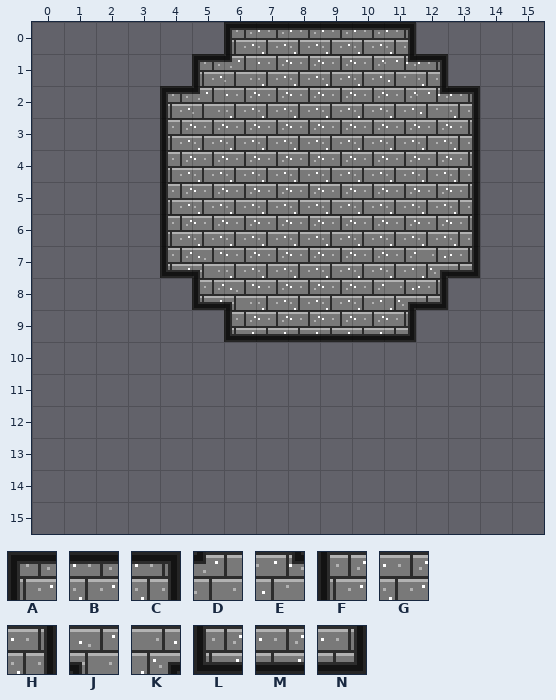
Tiled map (JSON): assets/maps/gallery.json. Above is the file before it was changed.
Cells are 16x16 px. Shown: x 0..15, y 0..15. The old version is drawn lined up with the new one.
Key: from "gallery_tiles": A 221, B 222, C 223, D 235, E 236, F 237, G 238, H 239, J 251, K 252, L 253, M 254, N 255.
_ is an empty cell.
Layer "background" before, first column x 0:
 0 ______ABBBBC____
 1 _____ADGGGGEC___
 2 ____ADGGGGGGEC__
 3 ____FGGGGGGGGH__
 4 ____FGGGGGGGGH__
 5 ____FGGGGGGGGH__
 6 ____FGGGGGGGGH__
 7 ____LJGGGGGGKN__
 8 _____LJGGGGKN___
 9 ______LMMMMN____
10 ________________
11 ________________
12 ________________
13 ________________
14 ________________
15 ________________
Once edited:
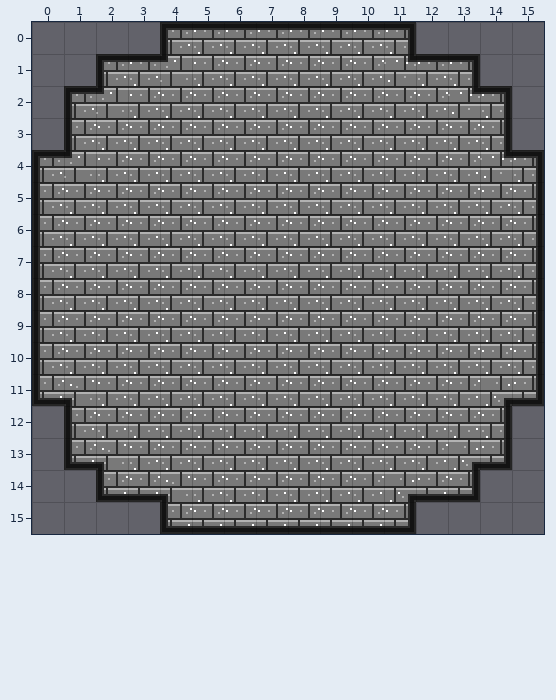
What changed:
map size 32x32 -> 16x16 cells (old content now starts at -6,-10; both pictures use the new coordinates)
Layer "background":
Tile A now appears in row 0 at x 4; in row 1 at x 2; in row 2 at x 1; in row 4 at x 0.
The author changed tile A to tile B in row 0 at x 6.
The author changed tile C to tile B in row 1 at x 12.
Tile B now appears in row 0 at x 5; in row 1 at x 3.
Tile C now appears in row 1 at x 13; in row 2 at x 14; in row 4 at x 15.
Tile D now appears in row 1 at x 4; in row 2 at x 2; in row 4 at x 1.
The author changed tile C to tile E in row 2 at x 13.
Tile E now appears in row 4 at x 14.
Tile F now appears in row 3 at x 1; in rows 5 to 10 at x 0; in row 12 at x 1.
The author changed tile A to tile G in row 1 at x 5; in row 2 at x 4.
The author changed tile D to tile G in row 1 at x 6; in row 2 at x 5.
The author changed tile E to tile G in row 2 at x 12.
The author changed tile F to tile G in rows 3 to 6 at x 4.
The author changed tile H to tile G in rows 3 to 6 at x 13.
The author changed tile J to tile G in row 7 at x 5; in row 8 at x 6.
The author changed tile K to tile G in row 7 at x 12; in row 8 at x 11.
The author changed tile L to tile G in row 7 at x 4; in row 8 at x 5; in row 9 at x 6.
The author changed tile M to tile G in row 9 at x 7 to 10.
The author changed tile N to tile G in row 7 at x 13; in row 8 at x 12; in row 9 at x 11.
Tile G now appears in row 2 at x 3; in rows 3 to 4 at x 2 to 3; in rows 5 to 7 at x 1 to 3 and 14; in row 8 at x 1 to 4 and 13 to 14; in row 9 at x 1 to 5 and 12 to 14; in row 10 at x 1 to 14.
Tile G now appears in rows 11 to 12 at x 2 to 13; in row 13 at x 3 to 12; in row 14 at x 5 to 10.
Tile H now appears in row 3 at x 14; in rows 5 to 10 at x 15; in row 12 at x 14.
Tile J now appears in row 11 at x 1; in row 13 at x 2; in row 14 at x 4.
Tile K now appears in row 11 at x 14; in row 13 at x 13; in row 14 at x 11.
Tile L now appears in row 11 at x 0; in row 13 at x 1; in row 14 at x 2; in row 15 at x 4.
Tile M now appears in row 14 at x 3 and 12; in row 15 at x 5 to 10.
Tile N now appears in row 11 at x 15; in row 13 at x 14; in row 14 at x 13; in row 15 at x 11.
Where, in picture pixels (left, top, right, bottom), the same in both pictures:
changed: (32, 22, 544, 534)
